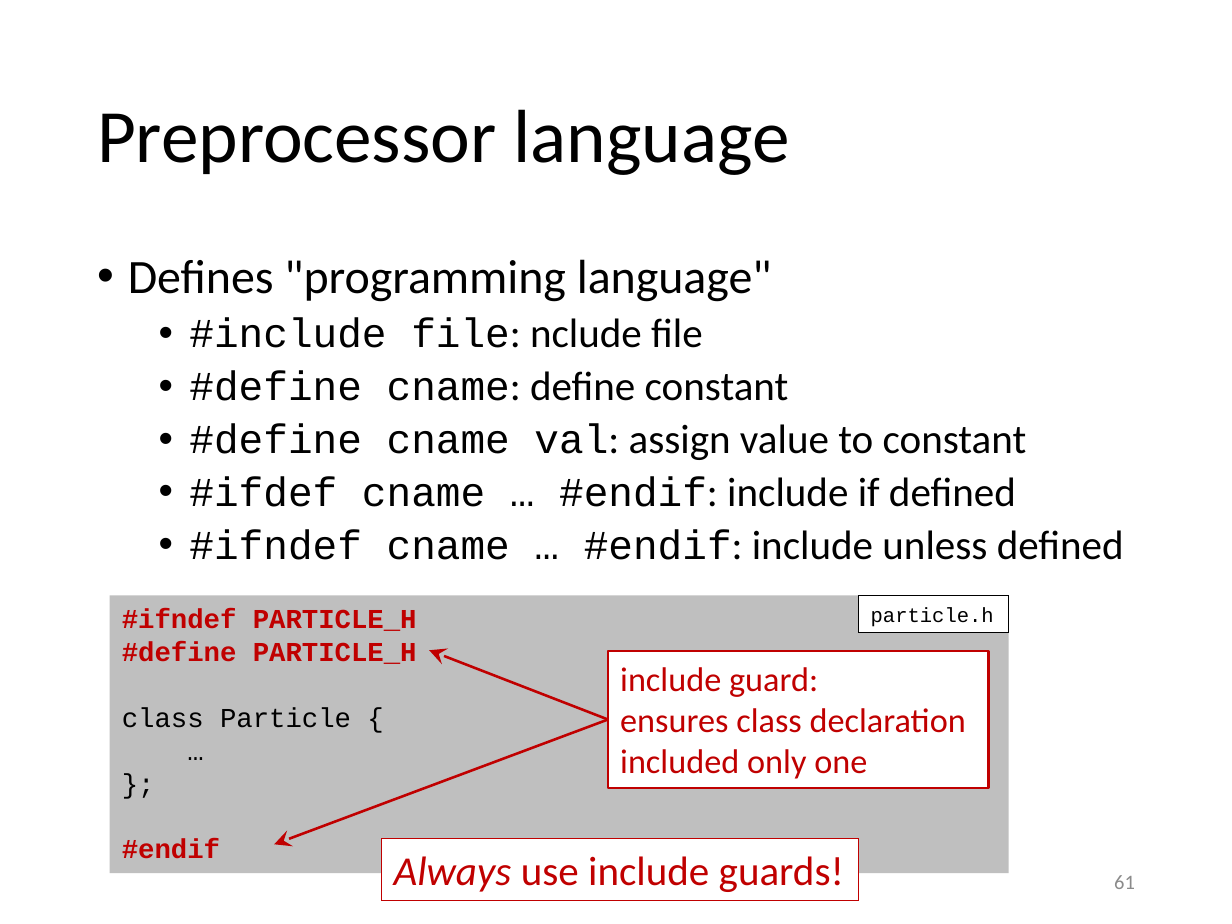
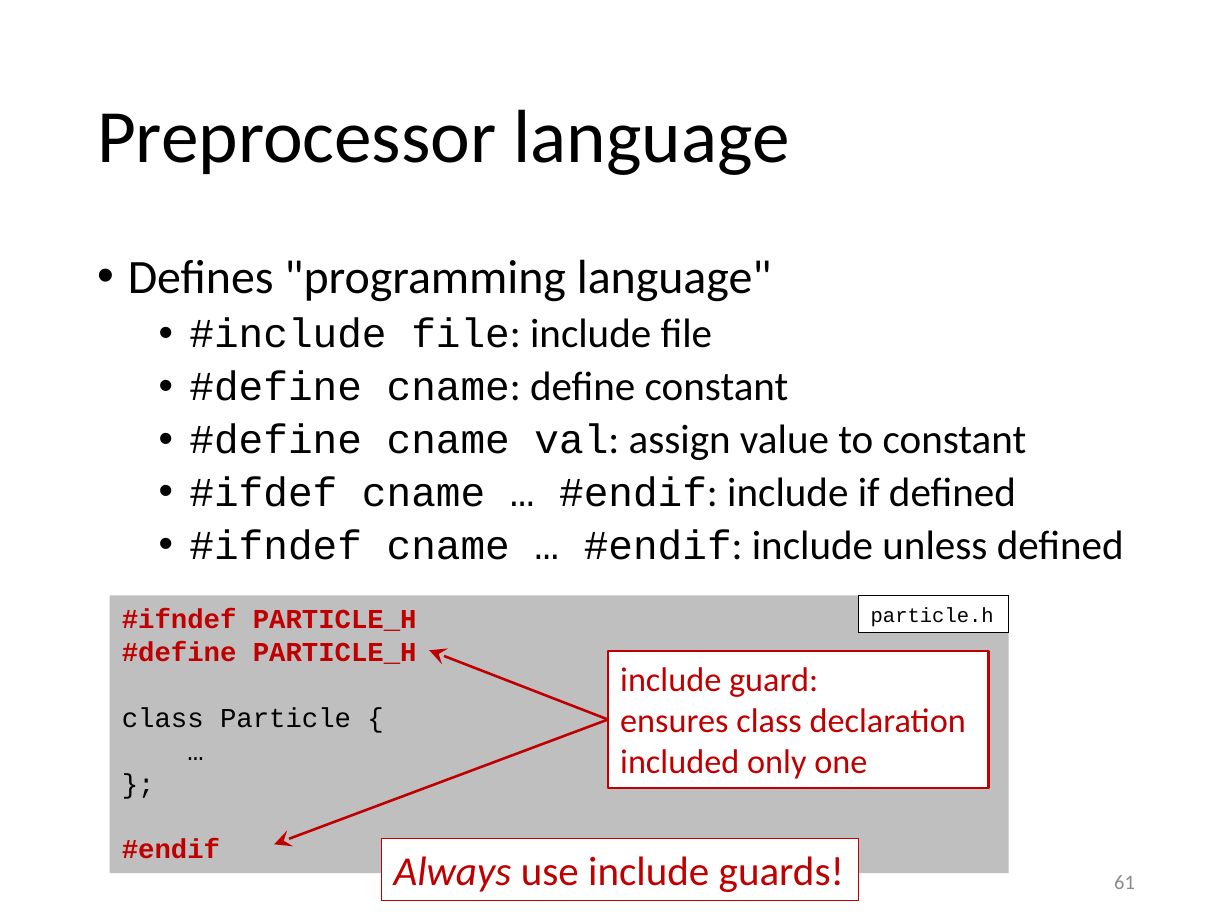
Before and after one commit to gjbex/Scientific-C-plus-plus, a slide deck: slide 61 of scientific_cpp.pptx. Drawn at 1232x924 pixels with LibreOffice and Linux fonts; fonts in the diff are those of the drawing. Boxes give left, top, right and bottom in pixels: in the first picture for what was removed or moved away, otherwise in the second. Text is boxed around its words. In the diff, an @@ line names an element or a change of style, - is before the commit and + after.

Commit message:
Fix typos

```diff
--- a/scientific_cpp.pptx
+++ b/scientific_cpp.pptx
@@ text at [189,318,713,348]: text changed @@
-  • #include file: nclude file
+  • #include file: include file
```
Also in this commit, not shown: 1 other slide changed.
